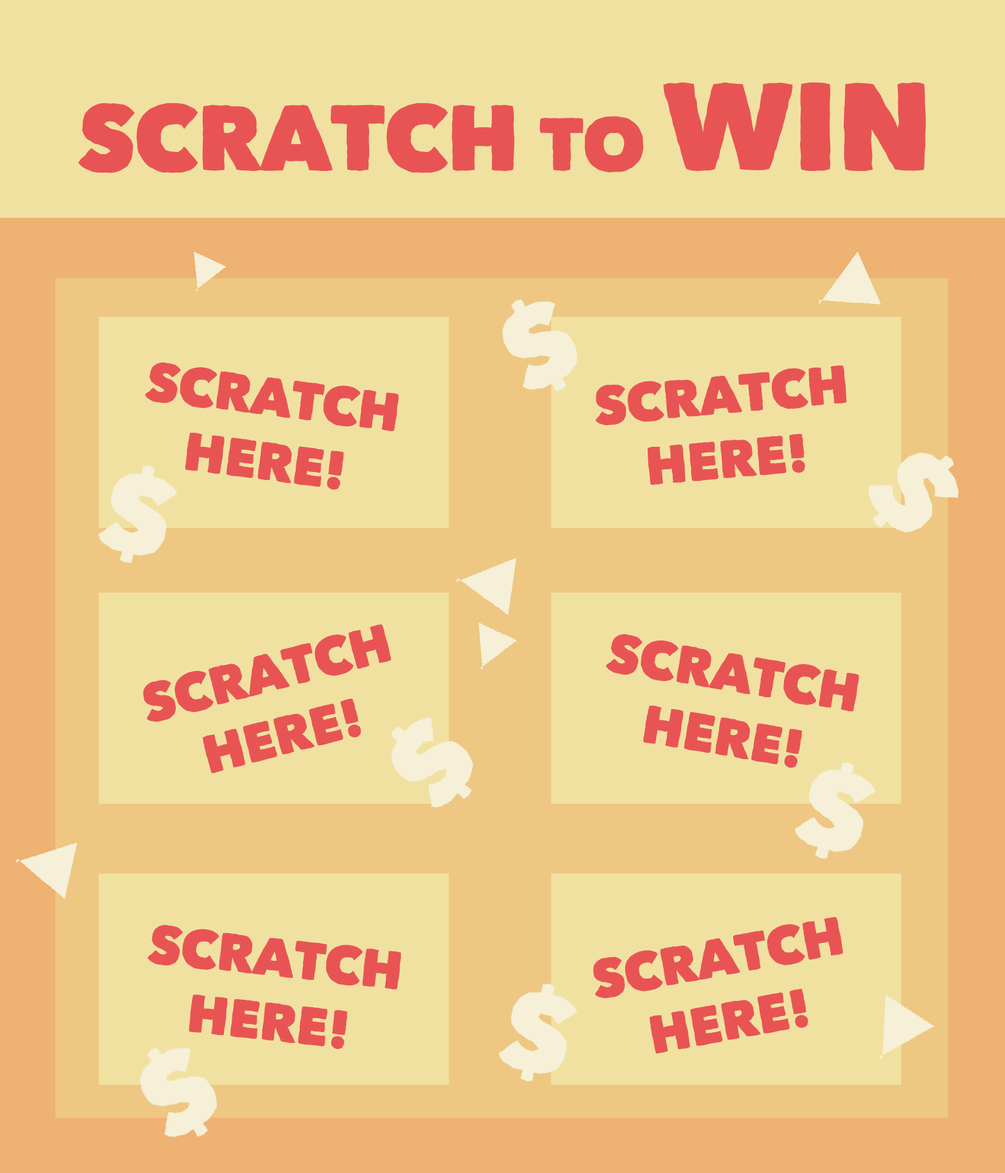
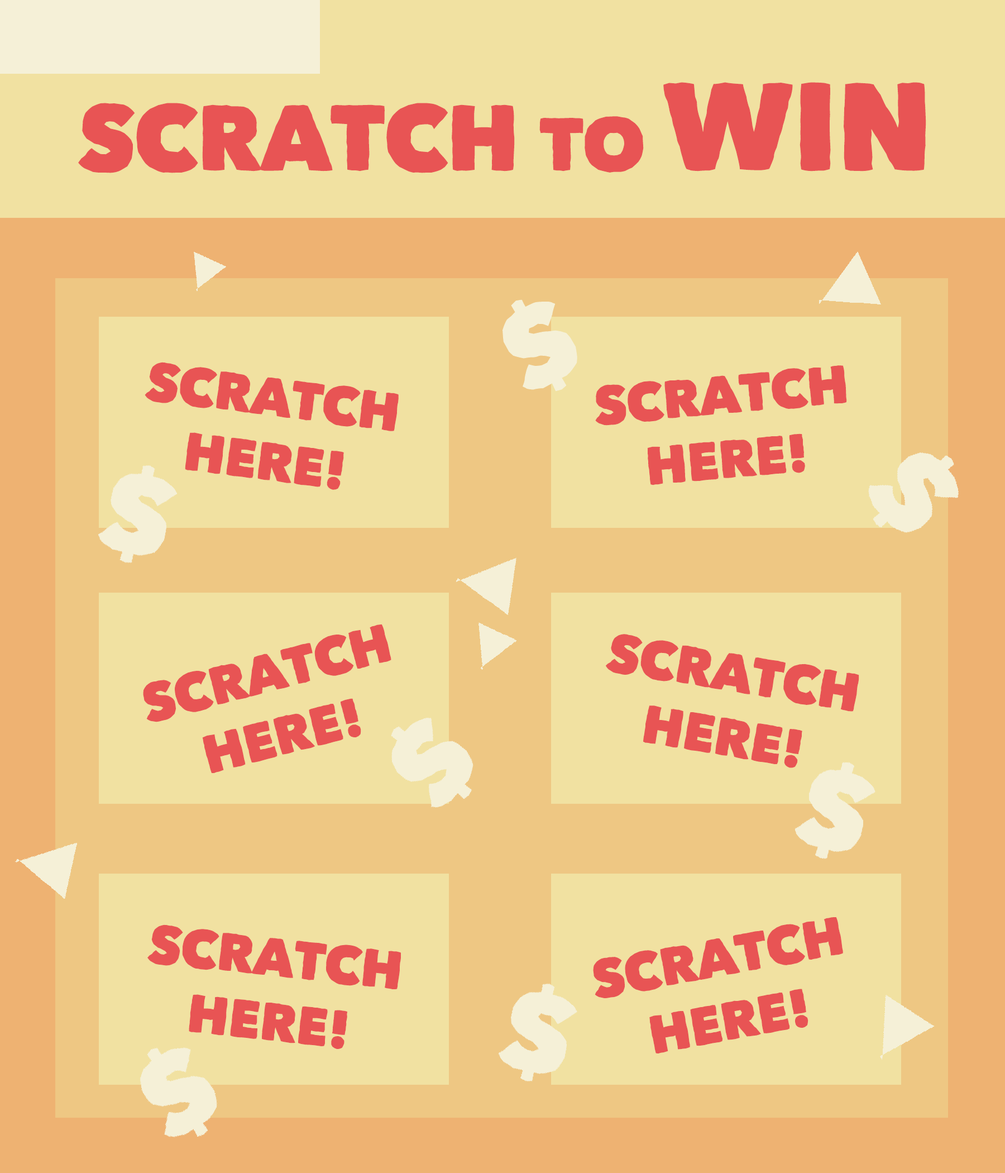
Comparing the layer stacks of the two 1005 x 1173 images. Changes:
painted on "shapes" over left=0, top=0, right=321, bottom=74
